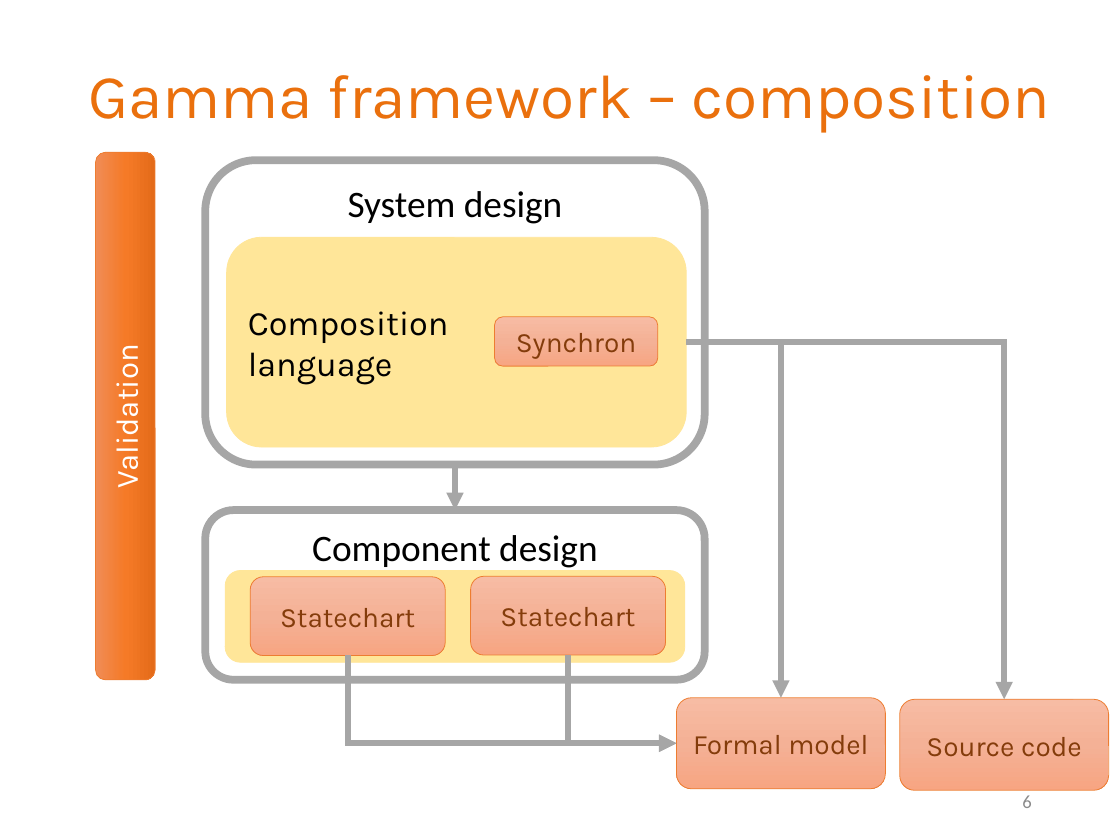
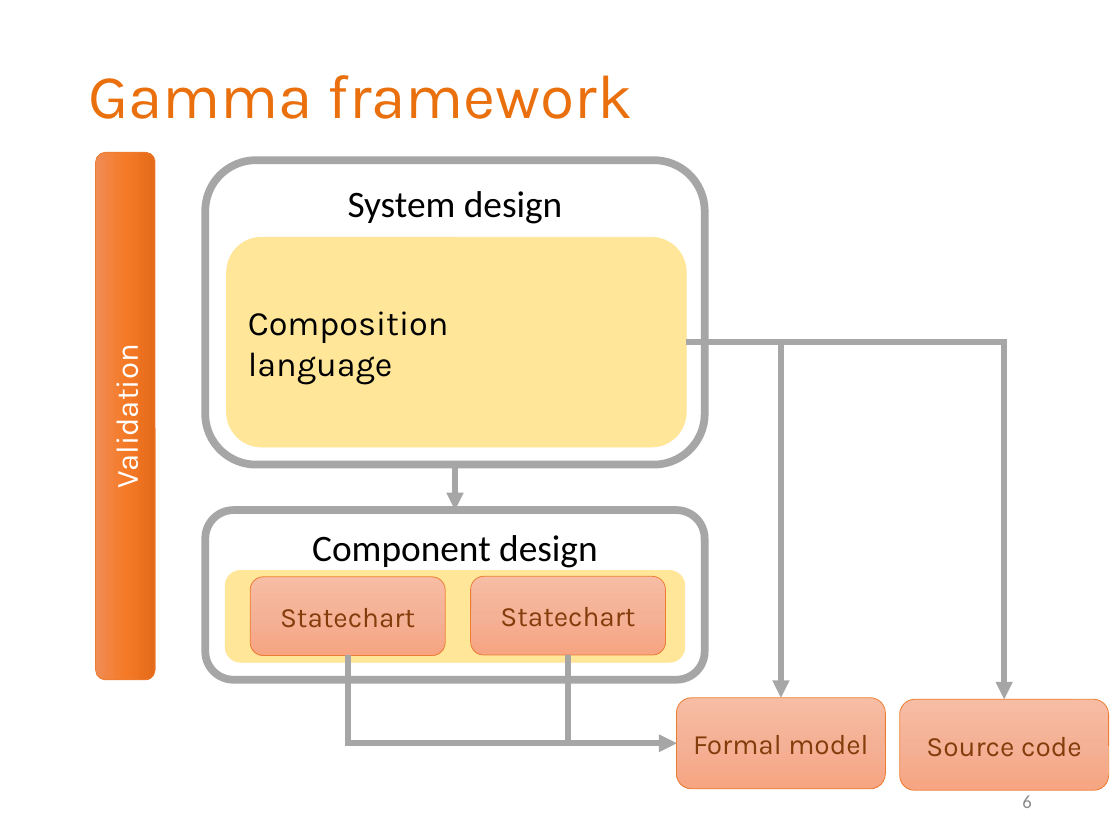
Before and after one commit to grbeni/minisymp2018, a slide deck: slide 6 of presentation/gb_mv_gamma.pptx. Drawn at 1120x840 pixels with LibreOffice and Linux fonts; fonts in the diff are those of the drawing; background and template pictures are left out. Boxes give left, top, right and bottom in pixels: in the first picture for what was removed or moved away, otherwise in the second. Text is boxed around its words. In the diff, an @@ line names an element or a change of style, - is before the commit and + after.

Commit message:
Removed evolvement of Gamma.

```diff
--- a/presentation/gb_mv_gamma.pptx
+++ b/presentation/gb_mv_gamma.pptx
@@ title at <box>88,75,633,119</box>: text changed @@
-Gamma framework – composition
+Gamma framework
@@ rounded rectangle removed at <box>495,317,659,366</box> @@
-Synchron
```
Also in this commit, not shown: 2 other slides changed.
